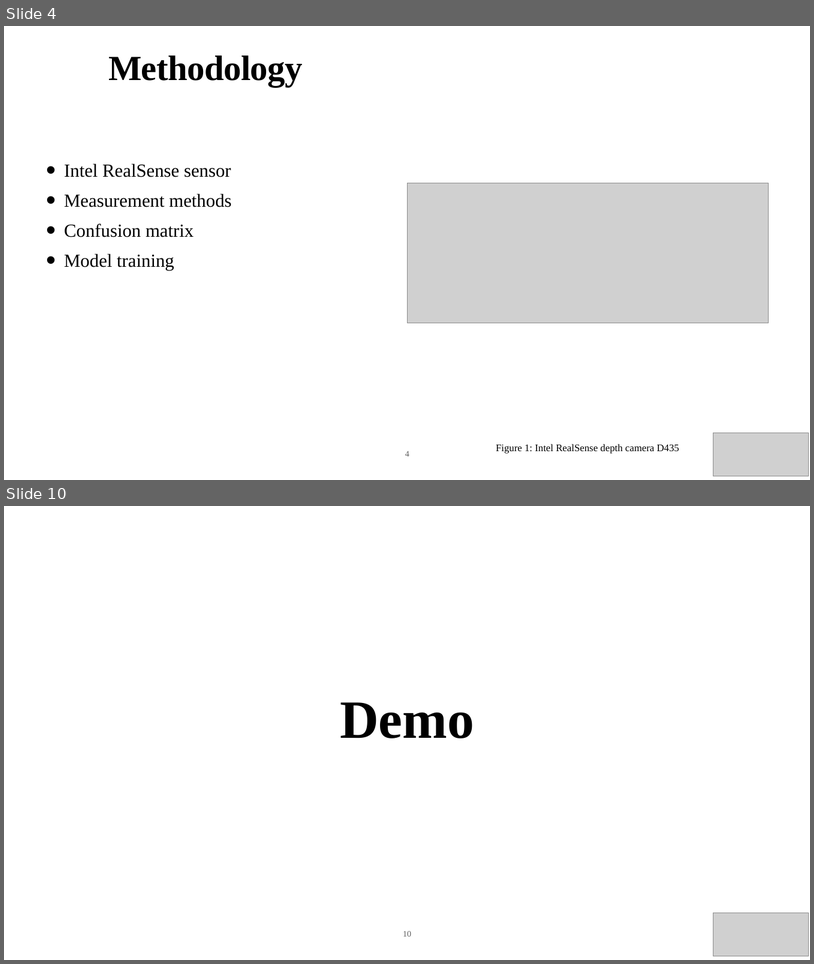
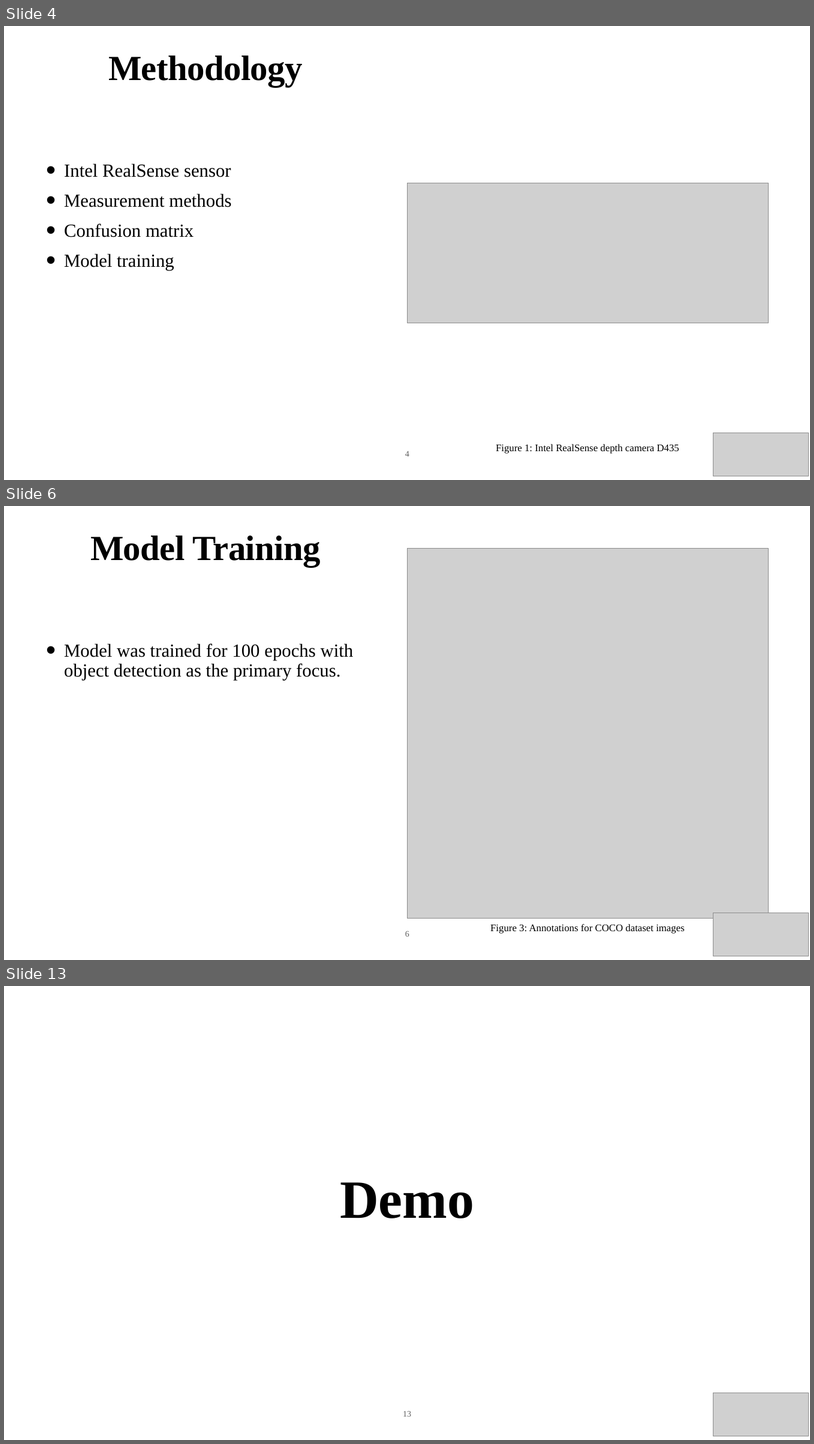
Before and after one commit to kushalprakash6/ObjectDetectionAndTracking, a slide deck: documents/Presentation.pptx. Shown one above the other, each under a label of ours: slides 4 and 10 before the commit, slides 4, 6 and 13 after it; the slides between them are not shown. The pictures are 814x964 and 814x1444 pixels, drawn with LibreOffice and Linux fonts; fonts in the diff are those of the drawing; grey boxes stand for pictures. Boxes give left, top, right and bottom in pixels: in the first picture for what was removed or moved away, otherwise in the second. Text is boxed around its words. In the diff, an @@ line names an element or a change of style, - is before the commit and + after.

```diff
--- a/documents/Presentation.pptx
+++ b/documents/Presentation.pptx
@@ slide 6 added at [4,506,810,960], background #FFFFFF @@
@@ title added at [90,535,321,567], 84 pt, text #000000, bold @@
+Model Training
@@ picture added at [407,548,768,918] @@
@@ text added at [64,643,354,680], 44 pt, text #000000 @@
+• Model was trained for 100 epochs with object detection as the primary focus.
@@ picture added at [713,912,809,955] @@
@@ page number added at [405,931,410,936], 20 pt, text #5E5E5E @@
+6
@@ text added at [491,924,685,933], 24 pt, text #000000 @@
+Figure 3: Annotations for COCO dataset images
@@ what was slide 10 is now slide 13 @@
@@ page number at [403,1411,411,1416]: text changed @@
-10
+13
```
Also in this commit, not shown: 5 slides changed, 2 other slides added, 10 other files.
